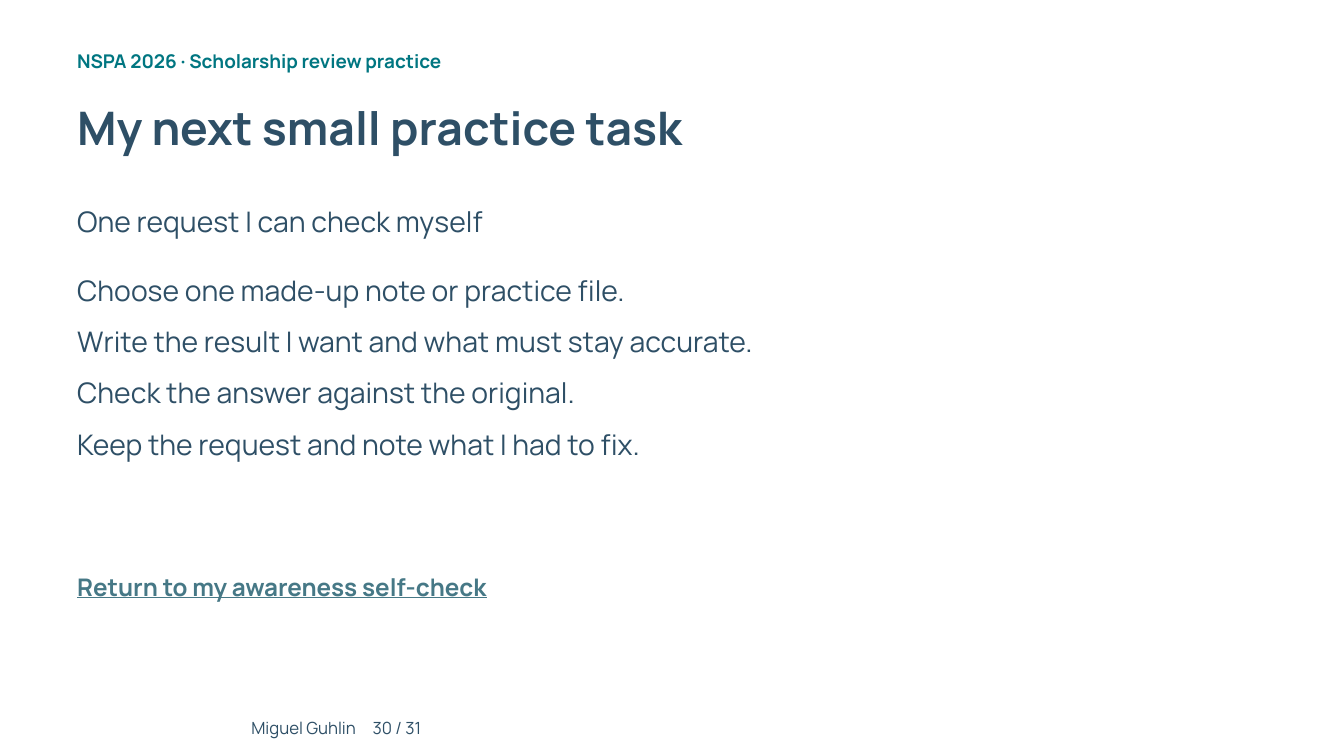
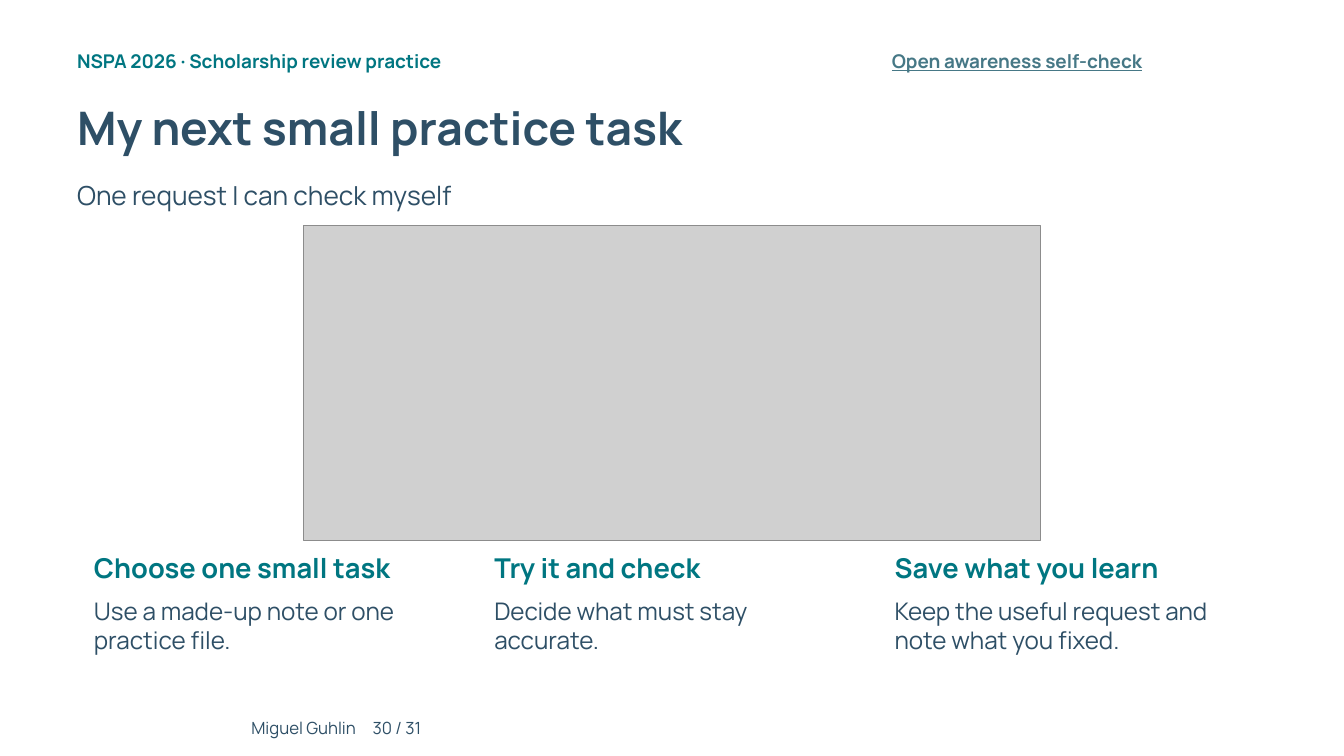
Before and after one commit to mguhlin/nspa, a slide deck: slide 30 of 2026/p/slides/ai-prompting-scholarship-review.pptx. Drawn at 1344x756 pixels with LibreOffice and Linux fonts; fonts in the diff are those of the drawing; grey boxes stand for pictures; background and template pictures are left out. Boxes give left, top, right and bottom in pixels: in the first picture for what was removed or moved away, otherwise in the second. Text is boxed around its words. In the diff, an @@ line names an element or a change of style, - is before the commit and + after.

Commit message:
Enrich prompting slides and separate assessment results from guided activities

```diff
--- a/2026/p/slides/ai-prompting-scholarship-review.pptx
+++ b/2026/p/slides/ai-prompting-scholarship-review.pptx
@@ text at (892, 54, 1142, 73): text changed; size 17.2 to 13.5 pt @@
-Return to my awareness self-check
+Open awareness self-check
@@ text "One request I can check ...": place and size @@
-text "One request I can check ..." at (77, 211, 483, 239)
+text "One request I can check ..." at (77, 185, 452, 212)
@@ text "One request I can check ..." at (77, 185, 452, 212): size 20.2 to 18.8 pt @@
@@ picture added at (303, 226, 1041, 540) @@
@@ text removed at (77, 331, 753, 359) @@
-Write the result I want and what must stay accurate.
@@ text removed at (77, 382, 574, 411) @@
-Check the answer against the original.
@@ text added at (94, 558, 390, 579), 19.5 pt, text #007681, bold @@
+Choose one small task
@@ text added at (494, 558, 701, 585), 19.5 pt, text #007681, bold @@
+Try it and check
@@ text added at (895, 558, 1159, 585), 19.5 pt, text #007681, bold @@
+Save what you learn
@@ text at (94, 602, 394, 655): text changed; size 20.2 to 17.2 pt @@
-Choose one made-up note or practice file.
+Use a made-up note or one practice file.
@@ text added at (494, 602, 747, 650), 17.2 pt, text #2E4F66 @@
+Decide what must stay accurate.
@@ text at (895, 602, 1207, 655): text changed; size 20.2 to 17.2 pt @@
-Keep the request and note what I had to fix.
+Keep the useful request and note what you fixed.
```
Also in this commit, not shown: 16 other slides changed, 1 slide added, 1 slide removed, 41 other files.
